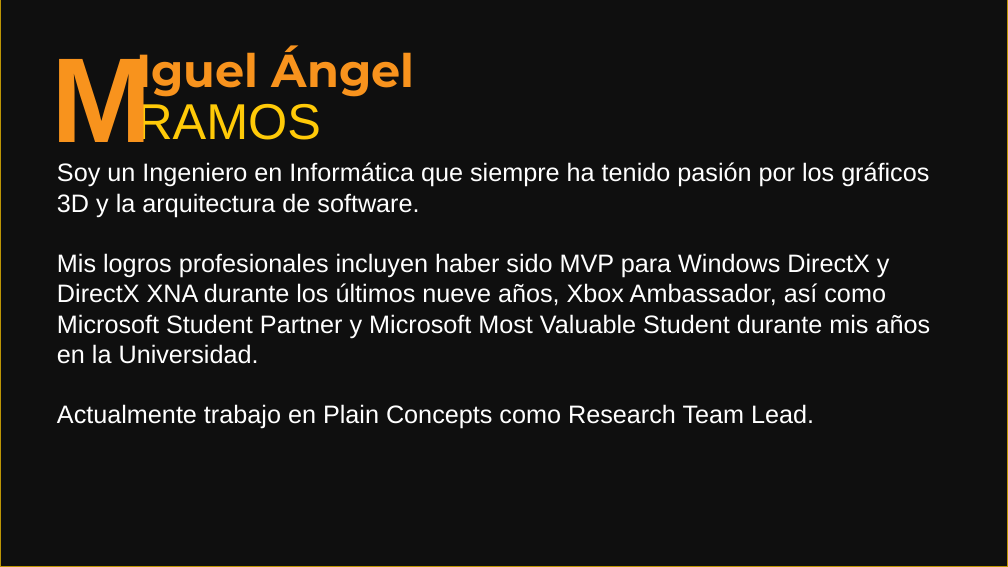
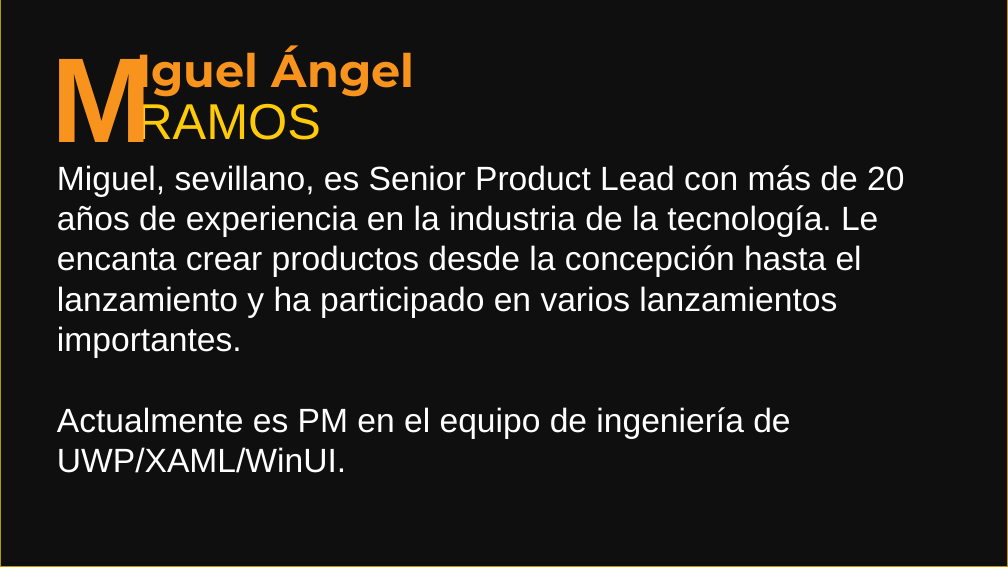
Before and after one commit to jsuarezruiz/SevillaDotNet-CafeVirtual, a slide deck: slide 2 of slides/SevillaDotNet - Café Virtual - Miguel Ángel Ramos.pptx. Drawn at 1008x567 pixels with LibreOffice and Linux fonts; fonts in the diff are those of the drawing; background and template pictures are left out; a plain dark background stands for a picture behind light text. Boxes give left, top, right and bottom in pixels: in the first picture for what was removed or moved away, otherwise in the second. Text is boxed around its words. In the diff, an @@ line names an element or a change of style, - is before the commit and + after.

Commit message:
Updated slides

```diff
--- a/slides/SevillaDotNet - Café Virtual - Miguel Ángel Ramos.pptx
+++ b/slides/SevillaDotNet - Café Virtual - Miguel Ángel Ramos.pptx
@@ text at (57,165,904,473): text changed; size 24 to 32 pt @@
-Soy un Ingeniero en Informática que siempre ha tenido pasión por los gráficos 3D y la arquitectura de software.
-Mis logros profesionales incluyen haber sido MVP para Windows DirectX y DirectX XNA durante los últimos nueve años, Xbox Ambassador, así como Microsoft Student Partner y Microsoft Most Valuable Student durante mis años en la Universidad.
-Actualmente trabajo en Plain Concepts como Research Team Lead.
+Miguel, sevillano, es Senior Product Lead con más de 20 años de experiencia en la industria de la tecnología. Le encanta crear productos desde la concepción hasta el lanzamiento y ha participado en varios lanzamientos importantes.
+Actualmente es PM en el equipo de ingeniería de UWP/XAML/WinUI.
```
